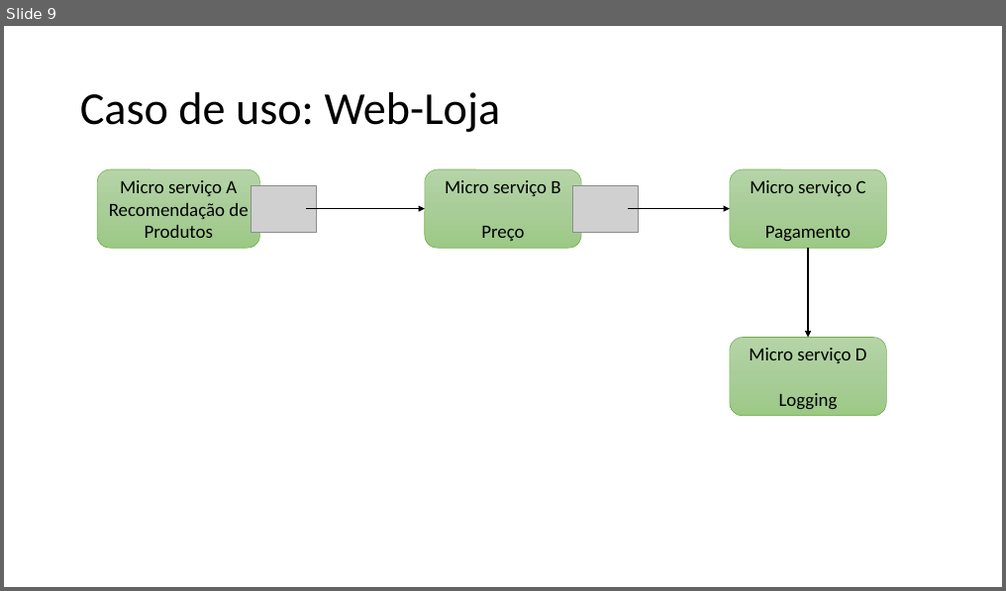
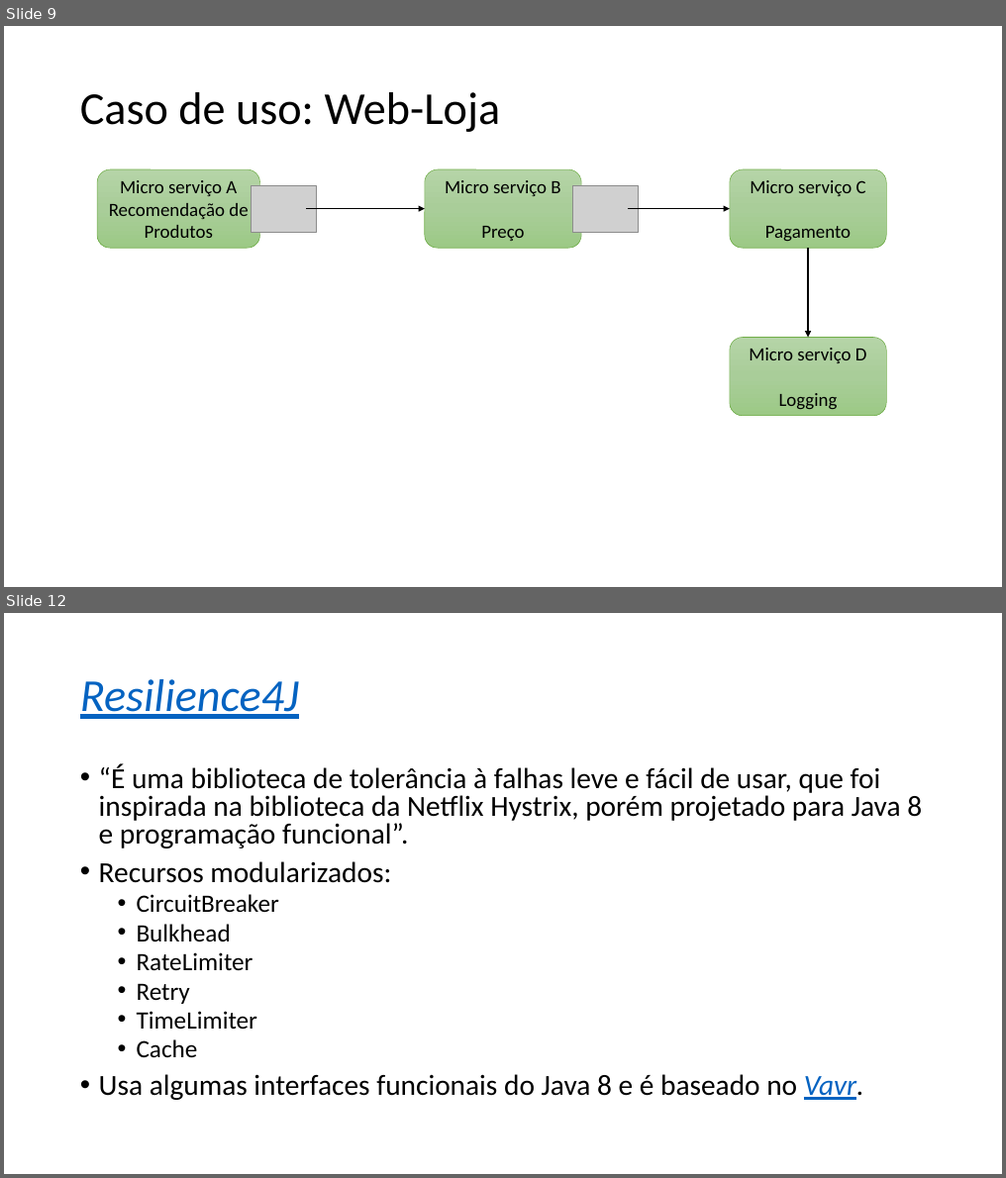
Before and after one commit to renan-meireles/circuitbreaker-sample, a slide deck: circuit breaker.pptx. Shown one above the other, each under a label of ours: slide 9 before the commit, slides 9 and 12 after it; the slides between them are not shown. The pictures are 1006x591 and 1006x1178 pixels, drawn with LibreOffice and Linux fonts; fonts in the diff are those of the drawing; grey boxes stand for pictures. Boxes give left, top, right and bottom in pixels: in the first picture for what was removed or moved away, otherwise in the second. Text is boxed around its words. In the diff, an @@ line names an element or a change of style, - is before the commit and + after.

Commit message:
feat(circuitbreaker-sample): Atualização slide apresentação
Atualização no slide de apresentação

```diff
--- a/circuit breaker.pptx
+++ b/circuit breaker.pptx
@@ slide 12 added at (4,613,1002,1174), background #FFFFFF @@
@@ title added at (80,679,299,719), 44 pt, text #0563C1, italic, underline @@
+Resilience4J
@@ text added at (99,763,922,1100), 28 pt, text #000000 @@
+• “É uma biblioteca de tolerância à falhas leve e fácil de usar, que foi inspirada na biblioteca da Netflix Hystrix, porém projetado para Java 8 e programação funcional”.
+• Recursos modularizados:
+  • CircuitBreaker
+  • Bulkhead
+  • RateLimiter
+  • Retry
+  • TimeLimiter
+  • Cache
+• Usa algumas interfaces funcionais do Java 8 e é baseado no Vavr.
```
Also in this commit, not shown: 2 slides changed, 2 other slides added, 1 slide removed.
